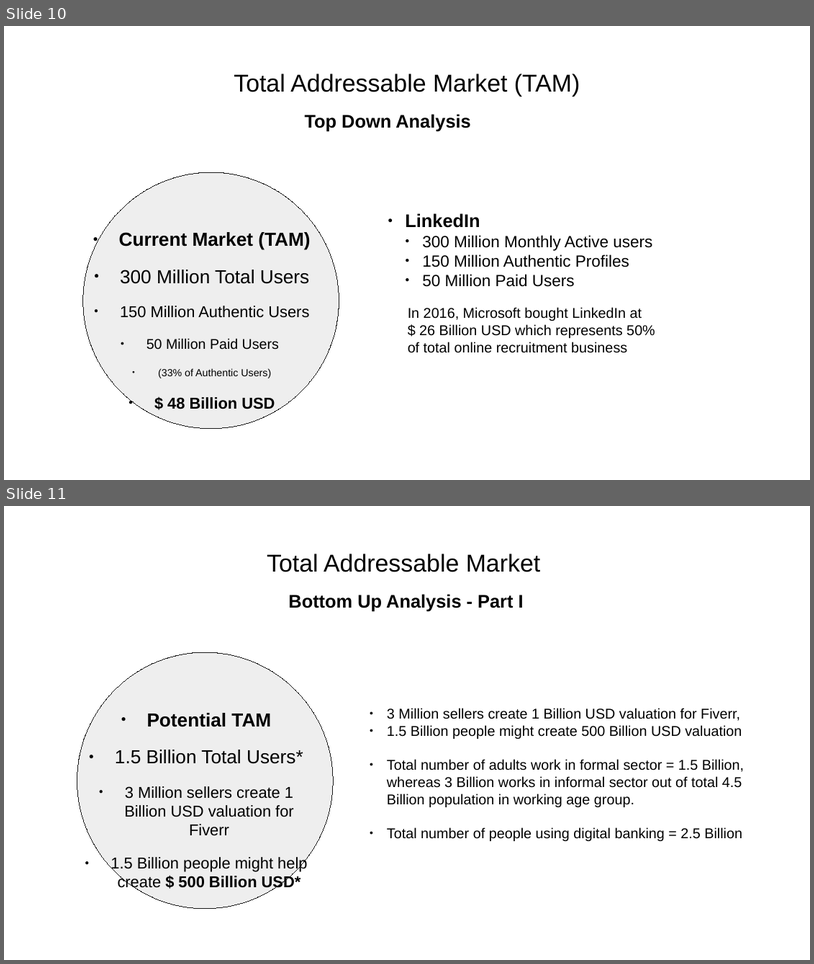
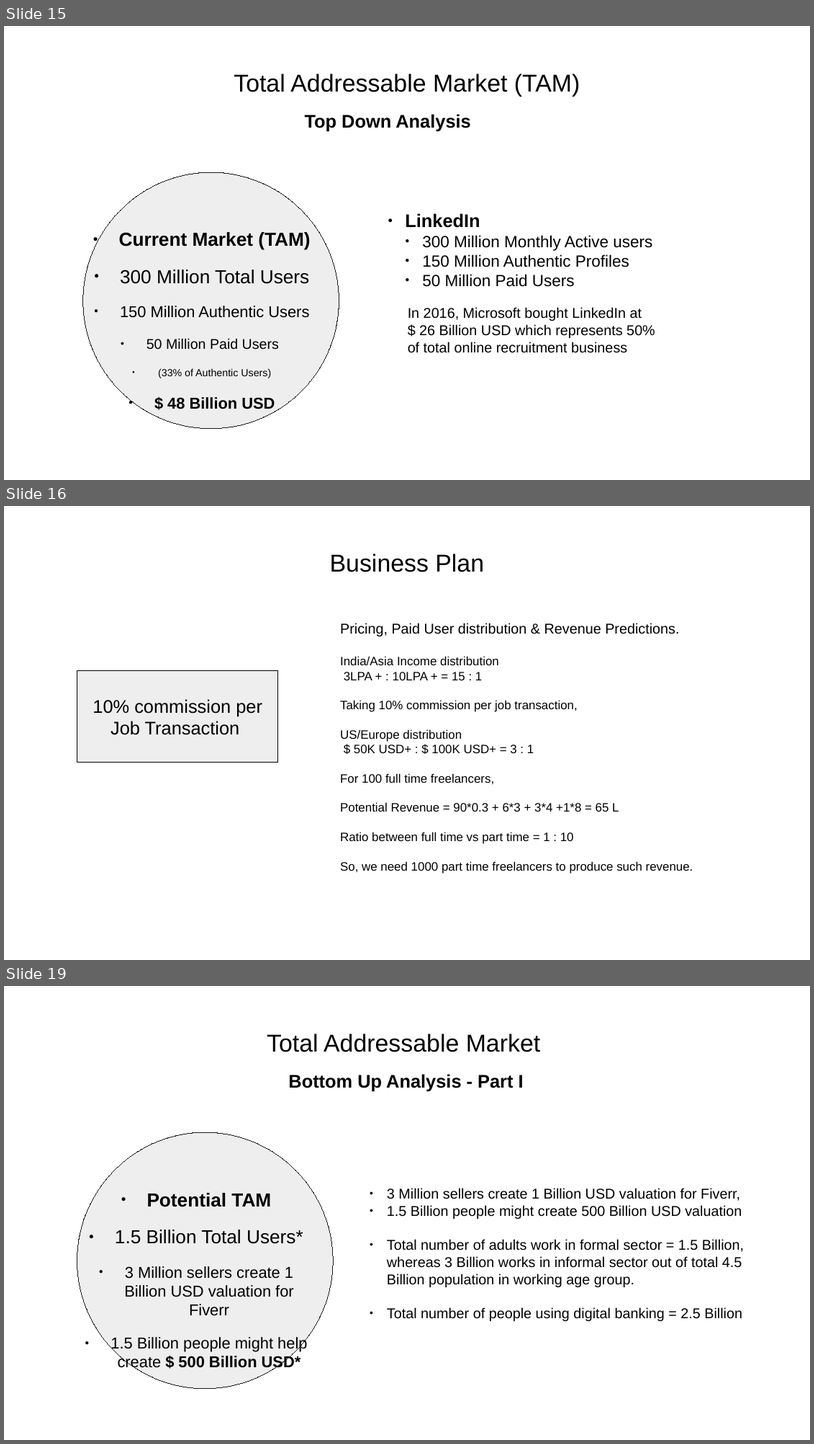
Before and after one commit to yashp241195/startupPitch, a slide deck: pitch.odp. Shown one above the other, each under a label of ours: slides 10 and 11 before the commit, slides 15, 16 and 19 after it; the slides between them are not shown. The pictures are 814x964 and 814x1444 pixels, drawn with LibreOffice and Linux fonts; fonts in the diff are those of the drawing. Boxes give left, top, right and bottom in pixels: in the first picture for what was removed or moved away, otherwise in the second. Text is boxed around its words. In the diff, an @@ line names an element or a change of style, - is before the commit and + after.

```diff
--- a/pitch.odp
+++ b/pitch.odp
@@ slide 16 added at [4, 506, 810, 960], background #FFFFFF @@
@@ title added at [330, 554, 484, 572], 24 pt, text #000000 @@
+Business Plan
@@ text added at [340, 623, 694, 873], 12 pt, text #000000 @@
+Pricing, Paid User distribution & Revenue Predictions.
+India/Asia Income distribution
+3LPA + : 10LPA + = 15 : 1
+Taking 10% commission per job transaction,
+US/Europe distribution
+$ 50K USD+ : $ 100K USD+ = 3 : 1
+For 100 full time freelancers,
+Potential Revenue = 90*0.3 + 6*3 + 3*4 +1*8 = 65 L
+Ratio between full time vs part time = 1 : 10
+So, we need 1000 part time freelancers to produce such revenue.
@@ rectangle added at [77, 671, 278, 762], fill #EEEEEE, outline #000000 0 pt, 18 pt, text #000000 @@
+10% commission per Job Transaction
@@ what was slide 10 is now slide 15 @@
@@ what was slide 11 is now slide 19 @@
```
Also in this commit, not shown: 2 slides changed, 13 other slides added, 2 slides removed.
